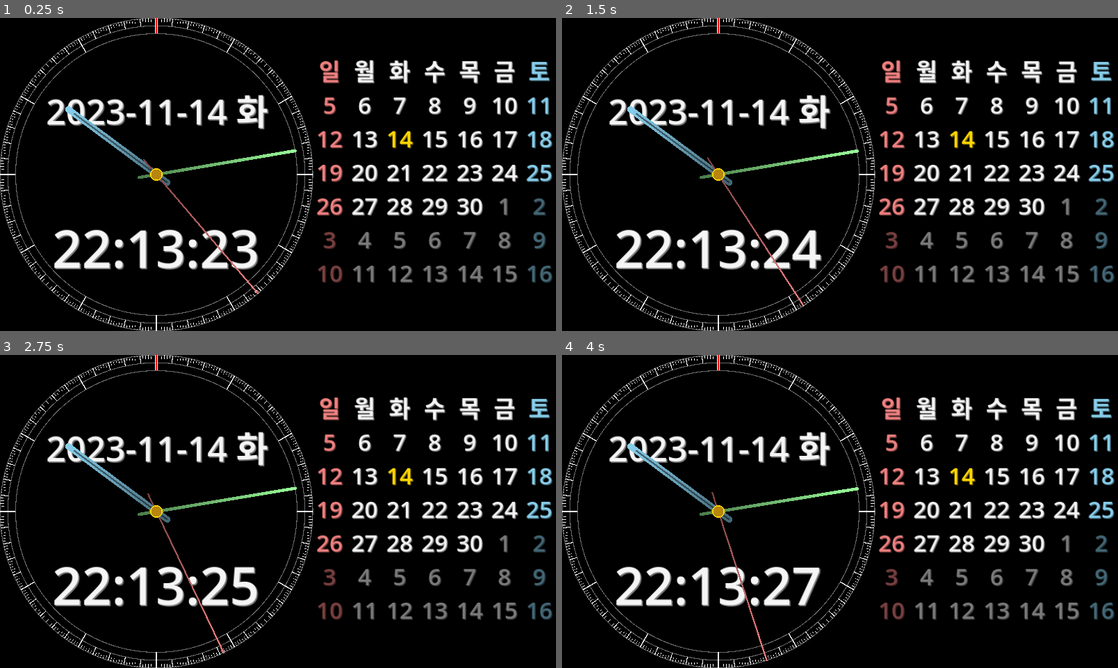
Above: before the commit, frames 1-4 (two rows, left to right).
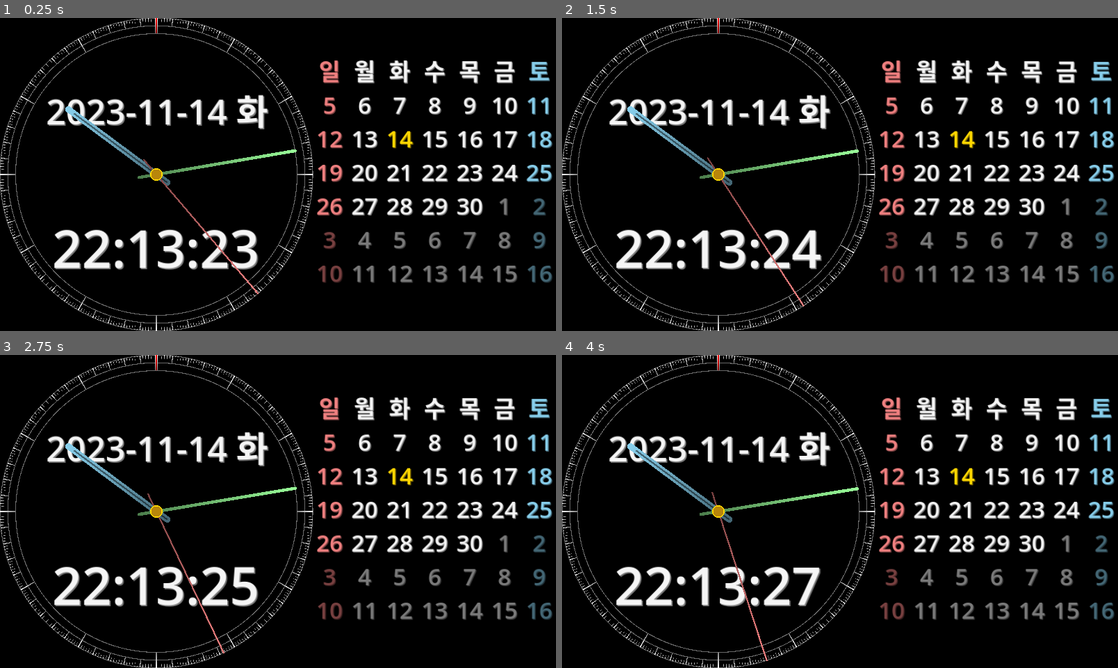
Above: after the commit, the same moments.

Repository: kasworld/gd4analogclockcal
Game: Godot game, scene res://main.tscn
The game is run twice, just before and just after one commit, with the same random seed, the same clock (stepped at 60 frames per second) and the same inputs.
Inputs:
- Up to frame 1 (0.25 s): no input
- Up to frame 2 (1.5 s): no input
- Up to frame 3 (2.75 s): no input
- Up to frame 4 (4 s): no input

The runs differ from the first frame. In frame 1, 0.5% of the frame differs, in the area x 0-57%, y 0-100%; in frame 2, 0.5%; in frame 3, 0.5%; in frame 4, 0.5%.

Commit message:
code arrange

Diff:
--- a/analog_clock.gd
+++ b/analog_clock.gd
@@ -47,27 +47,24 @@
 
 
 func new_clock_face(p :Vector2, r :float, co :Color, rad :float, w :float, h :float, y :float) -> Line2D:
+	var gr = Gradient.new()
+	gr.colors = [co, co.darkened(0.5)]
 	var cr = Line2D.new()
-	cr.default_color = co
+#	cr.default_color = co
+	cr.gradient = gr
 	cr.width = w
-	cr.add_point(Vector2(0,y-r))
-	cr.add_point(Vector2(0,y-r+h))
+	cr.points = [Vector2(0,y-r), Vector2(0,y-r+h)]
 	cr.rotation = rad
 	cr.position = p
 	return cr
 
 func clock_hand(dict :Dictionary) -> Line2D:
+	var gr = Gradient.new()
+	gr.colors = [dict.color, dict.color.darkened(0.5)]
 	var cr = Line2D.new()
-	var pca : PackedColorArray = []
-	pca.append(dict.color)
-	pca.append(dict.color.darkened(0.5))
-	var gr = Gradient.new()
-	gr.colors = pca
 	cr.gradient = gr
-#	cr.default_color = dict.color
 	cr.width = dict.width*clock_R
-	cr.add_point(Vector2(0,-dict.height*clock_R))
-	cr.add_point(Vector2(0,dict.height*clock_R/8))
+	cr.points = [Vector2(0,-dict.height*clock_R), Vector2(0,dict.height*clock_R/8)]
 	cr.begin_cap_mode = Line2D.LINE_CAP_ROUND
 	cr.end_cap_mode = Line2D.LINE_CAP_ROUND
 	return cr
